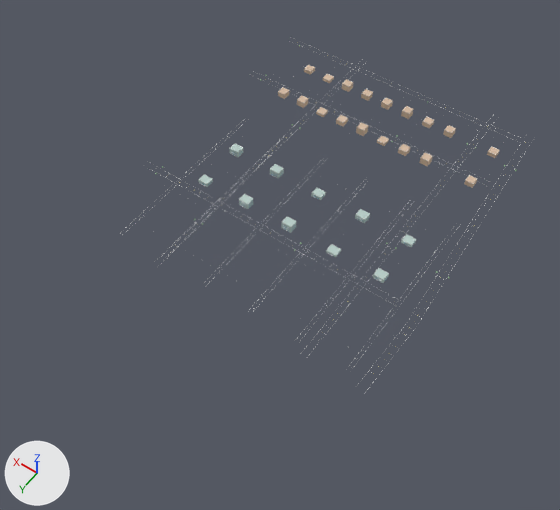
What one commit did to the glTF model public/assets/city/chunks/detail-sector-w.glb.
Rendered twice from a 50 mm camera at (-2356.0, 1839.0, 2241.0) aimed at (-1273.0, 324.0, -139.0). The lights are fixed; the arrows at lower left show +X, +Y and +Z. The older version comes first. Vertices at exactly the same position are counted once.

Names of what the first picture shows: 'curb', 'facade_canal', 'facade_old', 'trim_light' and 5 more.
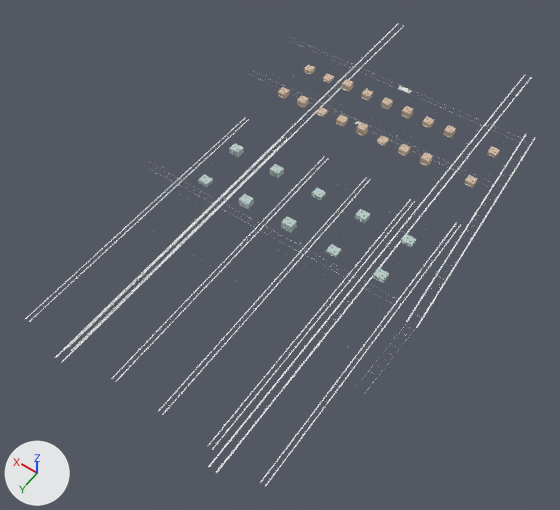
What differs and where, as boxes [x1, y1, x2, y2] in the pictures (560 x 510 px):
'trim_light', reshaped: before [198, 65, 499, 282]; after [25, 23, 536, 487]
part 1 of me_trim_light, added: after [25, 23, 536, 487]

The change, as a list of edits to the scene's bpy script:
```text
Change me_trim_light:
    used by ob_trim_light; location = (0.0, 0.0, 0.0)
    remove me_trim_light.from_pydata(...)  # 1392 vertices, 2088 faces; spans x -1902.0..-710.0, y -630.0..480.0, z 7.0..40.0
    add me_trim_light.from_pydata(...)  # 8472 vertices, 12708 faces; spans x -1902.0..-710.0, y -1050.0..1200.0, z 5.0..40.0
    me_trim_light part 1: 6840 vertices added at x -1902.0..-789.0, y -1050.0..1200.0, z 5.0..38.0
    other edits to the shape of me_trim_light do not show in these pictures
```
